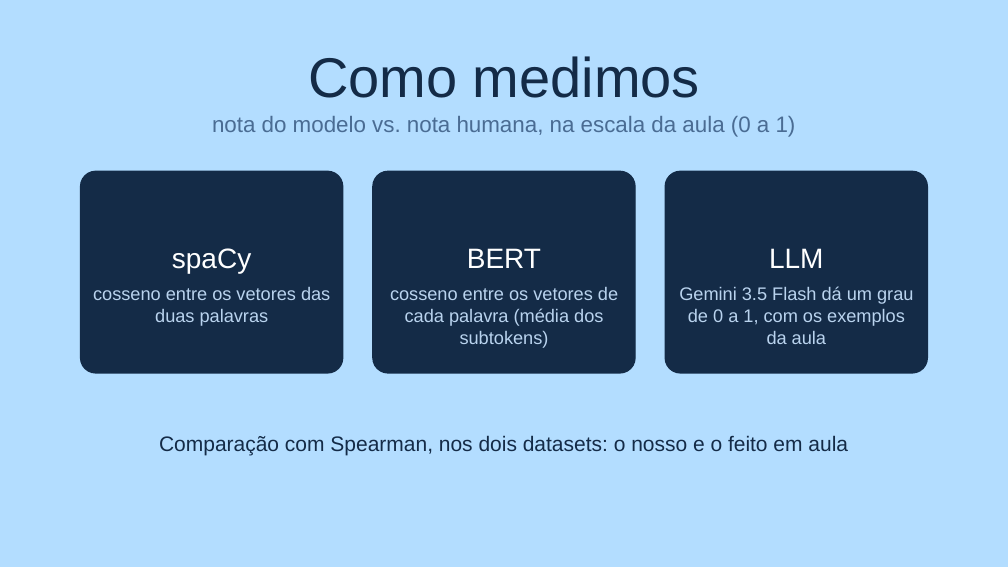
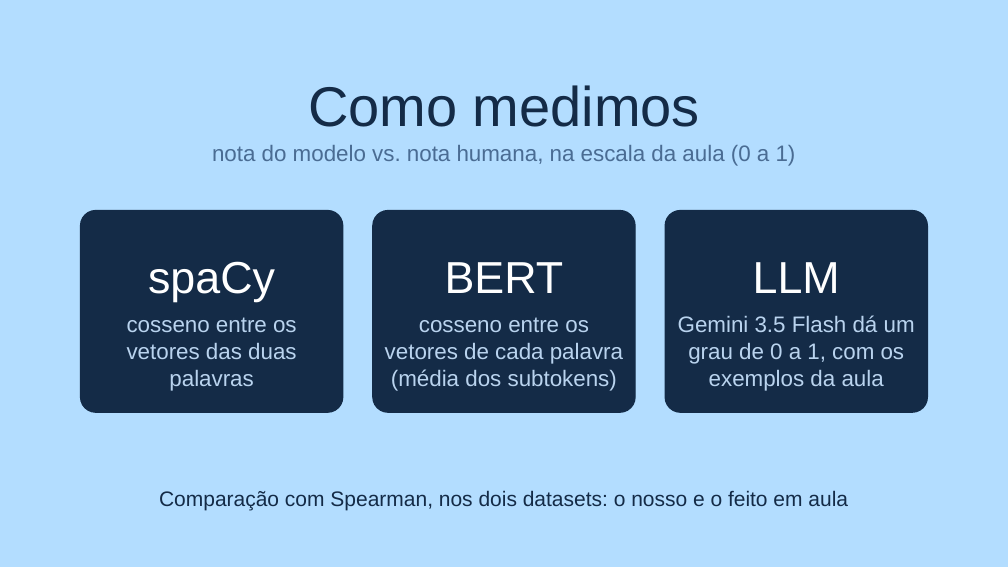
Before and after one commit to barbaradasilvadapper/T1-PLN, a slide deck: slide 23 of entregaveis/Trabalho1_PLN.pptx. Drawn at 1008x567 pixels with LibreOffice and Linux fonts; fonts in the diff are those of the drawing. Boxes give left, top, right and bottom in pixels: in the first picture for what was removed or moved away, otherwise in the second. Text is boxed around its words. In the diff, an @@ line names an element or a change of style, - is before the commit and + after.

```diff
--- a/entregaveis/Trabalho1_PLN.pptx
+++ b/entregaveis/Trabalho1_PLN.pptx
@@ text "Como medimos": place and size @@
-text "Como medimos" at [308,56,700,98]
+text "Como medimos" at [308,85,700,127]
@@ text "nota do modelo vs. nota ...": place and size @@
-text "nota do modelo vs. nota ..." at [212,116,796,137]
+text "nota do modelo vs. nota ..." at [212,145,796,166]
@@ 3 rounded rectangles: place and size @@
-3 rounded rectangles at [81,171,927,373]
+3 rounded rectangles at [81,211,927,412]
@@ text "spaCy": place and size @@
-text "spaCy" at [172,248,251,273]
+text "spaCy" at [148,261,275,302]
@@ text "BERT": place and size @@
-text "BERT" at [467,248,541,268]
+text "BERT" at [445,262,564,293]
@@ size 20 to 32 pt in 3 elements at [148,261,275,302], [445,262,564,293], [753,262,840,293] @@
@@ text "LLM": place and size @@
-text "LLM" at [769,248,823,268]
+text "LLM" at [753,262,840,293]
@@ size 13 to 16 pt in 3 elements at [385,317,623,391], [678,315,915,391], [127,317,297,391] @@
@@ text "cosseno entre os vetores das ...": place and size @@
-text "cosseno entre os vetores das ..." at [93,287,330,326]
+text "cosseno entre os vetores das ..." at [127,317,297,391]
@@ text "cosseno entre os vetores de ...": place and size @@
-text "cosseno entre os vetores de ..." at [390,287,618,348]
+text "cosseno entre os vetores de ..." at [385,317,623,391]
@@ text "Gemini 3.5 Flash dá um ...": place and size @@
-text "Gemini 3.5 Flash dá um ..." at [679,286,913,344]
+text "Gemini 3.5 Flash dá um ..." at [678,315,915,391]
@@ text "Comparação com Spearman, nos dois ...": place and size @@
-text "Comparação com Spearman, nos dois ..." at [159,435,848,456]
+text "Comparação com Spearman, nos dois ..." at [159,490,848,511]
```
Also in this commit, not shown: 15 other slides changed, 3 slides added, 3 slides removed, 3 other files.
